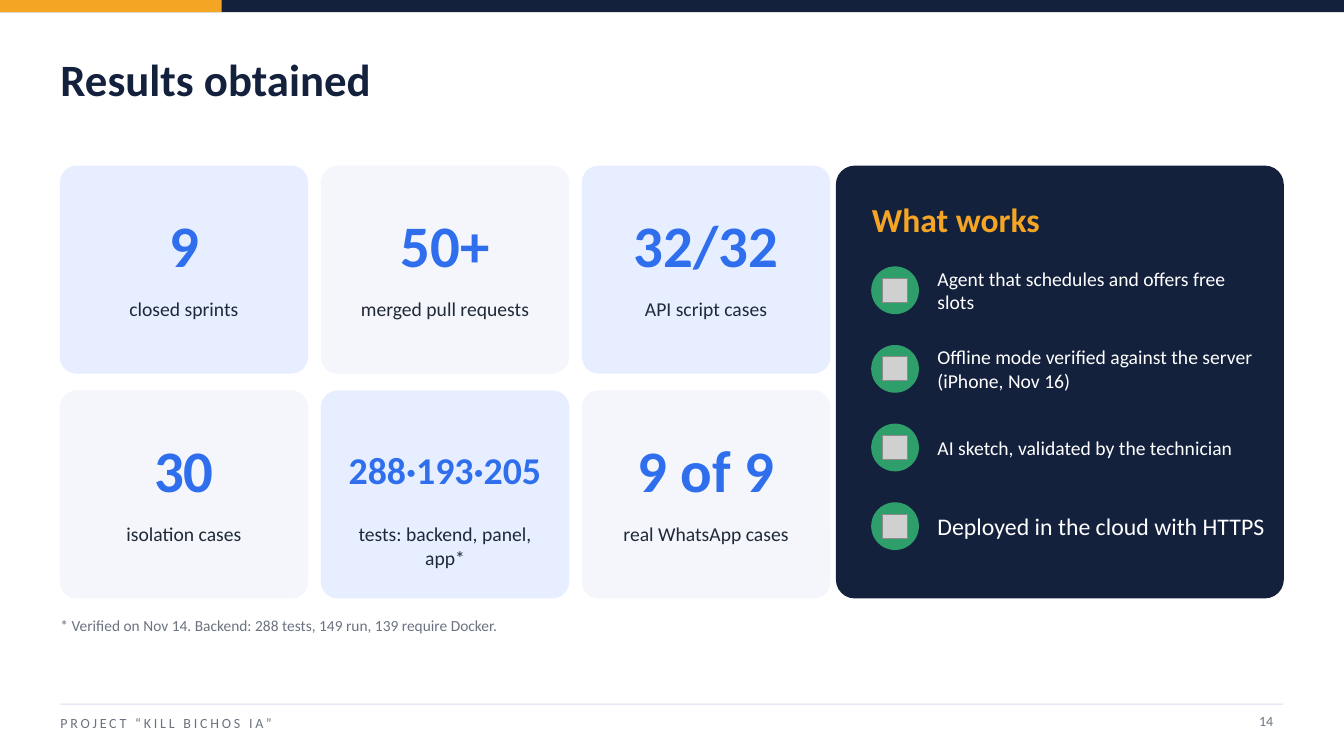
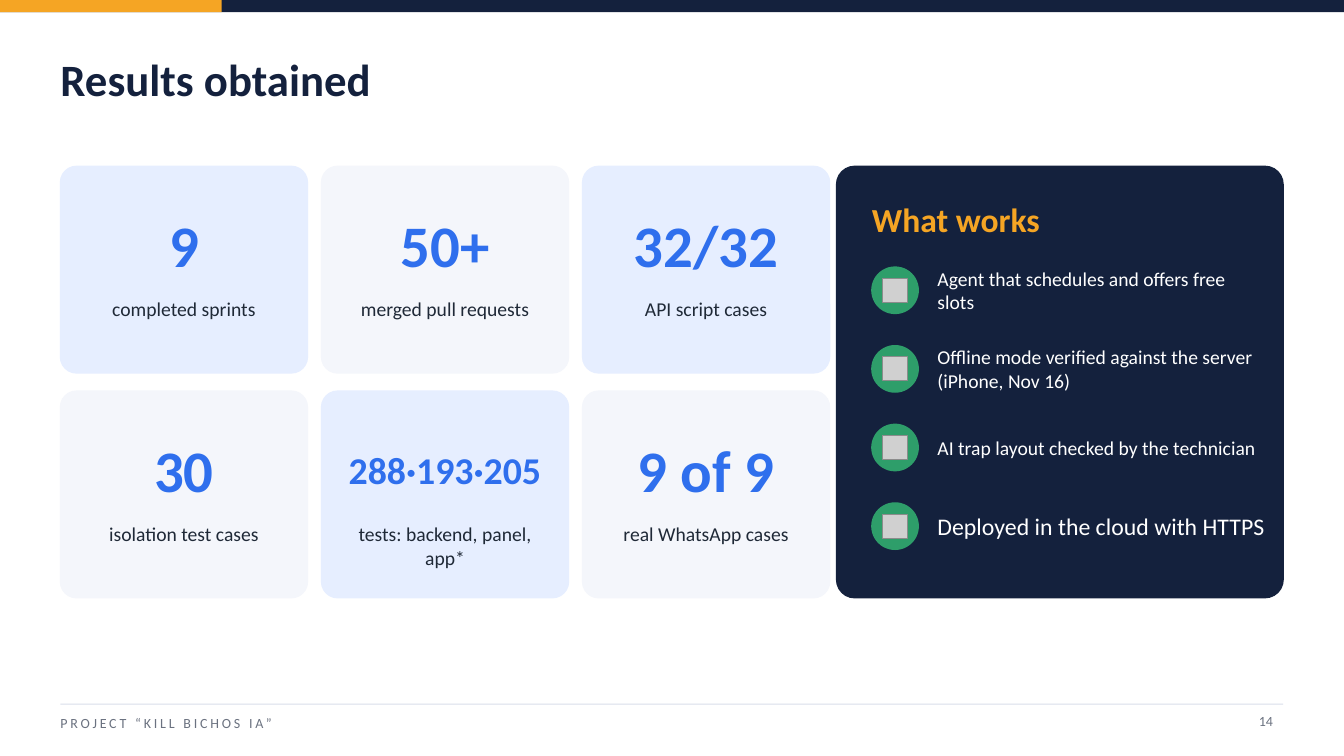
Before and after one commit to j4vierlb/PROYECTO-TESIS-, a slide deck: slide 14 of Fase 3/Evidencias Grupales/Presentación Final del proyecto (Inglés).pptx. Drawn at 1344x756 pixels with LibreOffice and Linux fonts; fonts in the diff are those of the drawing; grey boxes stand for pictures; background and template pictures are left out. Boxes give left, top, right and bottom in pixels: in the first picture for what was removed or moved away, otherwise in the second. Text is boxed around its words. In the diff, an @@ line names an element or a change of style, - is before the commit and + after.

```diff
--- a/Fase 3/Evidencias Grupales/Presentación Final del proyecto (Inglés).pptx
+++ b/Fase 3/Evidencias Grupales/Presentación Final del proyecto (Inglés).pptx
@@ text at [112, 302, 256, 319]: text changed @@
-closed sprints
+completed sprints
@@ text at [937, 441, 1255, 458]: text changed @@
-AI sketch, validated by the technician
+AI trap layout checked by the technician
@@ text at [109, 527, 259, 541]: text changed @@
-isolation cases
+isolation test cases
@@ text removed at [72, 620, 497, 634] @@
-* Verified on Nov 14. Backend: 288 tests, 149 run, 139 require Docker.
```
Also in this commit, not shown: 17 other slides changed, 3 other files.
